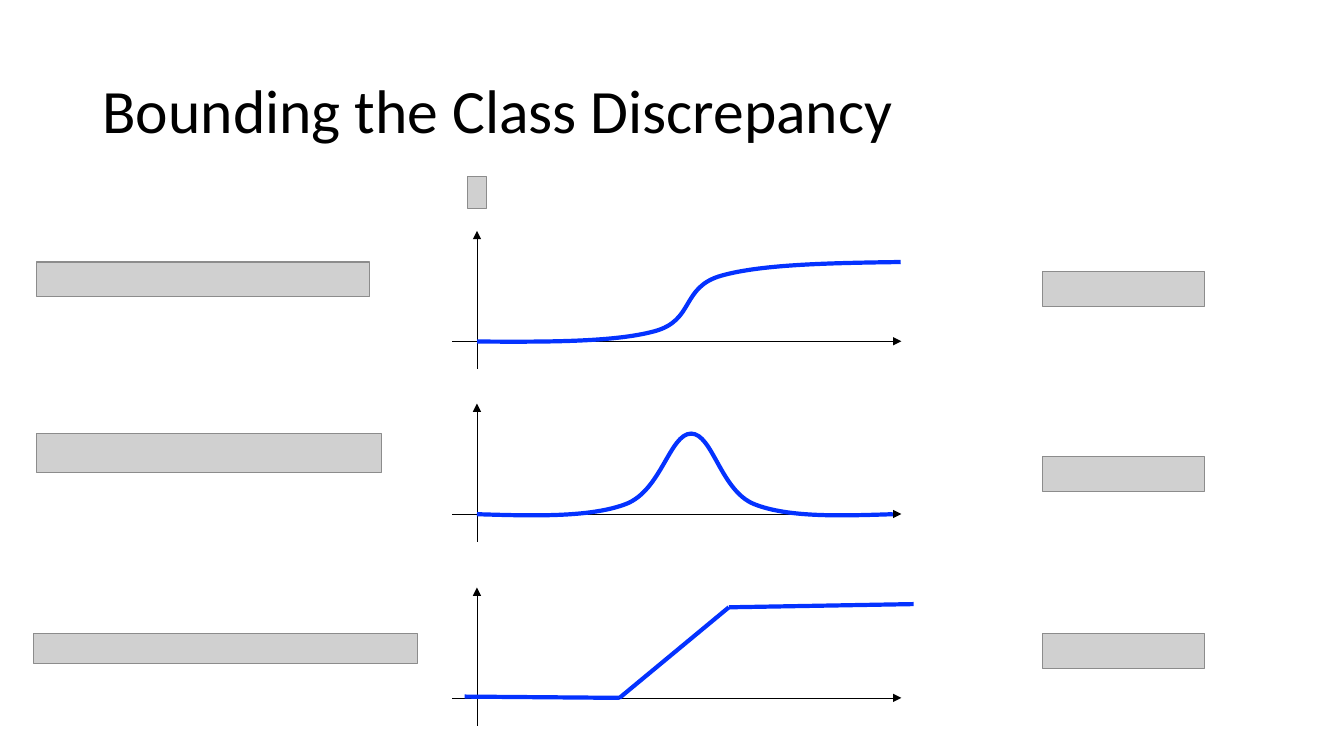
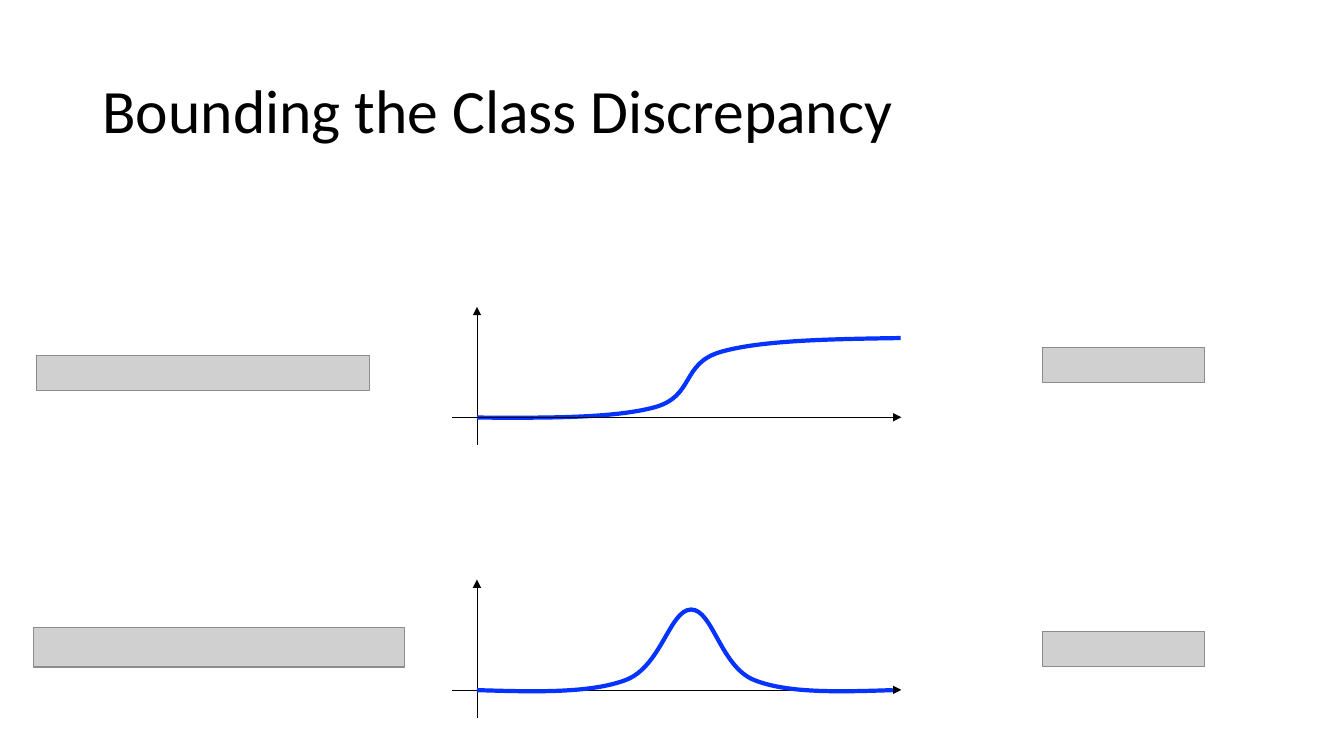
Before and after one commit to zkarnin/density_sketch, a slide deck: slide 13 of presentation.pptx (slide 12 before the commit). Drawn at 1344x756 pixels with LibreOffice and Linux fonts; fonts in the diff are those of the drawing; grey boxes stand for pictures; background and template pictures are left out. Boxes give left, top, right and bottom in pixels: in the first picture for what was removed or moved away, otherwise in the second. Text is boxed around its words. In the diff, an @@ line names an element or a change of style, - is before the commit and + after.

```diff
--- a/presentation.pptx
+++ b/presentation.pptx
@@ picture removed at <box>468,176,486,209</box> @@
@@ picture: place and size @@
-picture at <box>36,262,370,297</box>
+picture at <box>36,355,370,390</box>
@@ 2 arrows, 1 picture, 1 freeform shape: place and size @@
-2 arrows, 1 picture, 1 freeform shape at <box>453,231,1205,369</box>
+2 arrows, 1 picture, 1 freeform shape at <box>453,307,1205,446</box>
@@ picture removed at <box>36,434,381,473</box> @@
@@ arrow removed from (477, 726) to (477, 588) @@
@@ picture: place and size @@
-picture at <box>33,633,417,663</box>
+picture at <box>33,628,404,667</box>
@@ 2 arrows, 1 picture, 1 freeform shape: place and size @@
-2 arrows, 1 picture, 1 freeform shape at <box>453,403,1205,541</box>
+2 arrows, 1 picture, 1 freeform shape at <box>453,580,1205,718</box>
@@ line removed from (729, 607) to (620, 698) @@
@@ line removed from (729, 607) to (913, 604) @@
@@ picture removed at <box>1043,633,1205,668</box> @@
@@ arrow removed from (453, 698) to (901, 698) @@
@@ line removed from (465, 697) to (620, 698) @@
```
Also in this commit, not shown: 11 other slides changed, 7 slides added, 3 slides removed.
